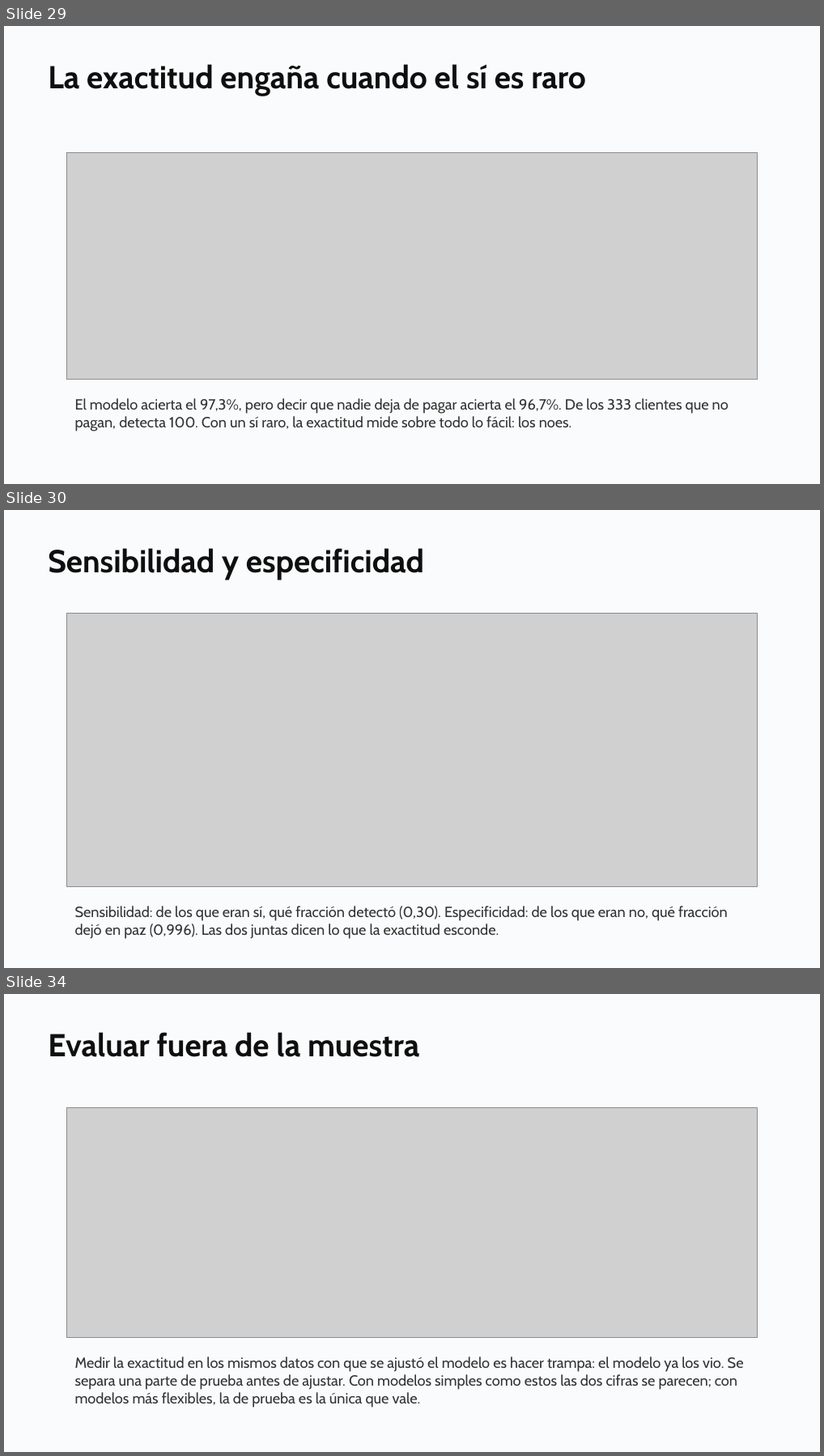
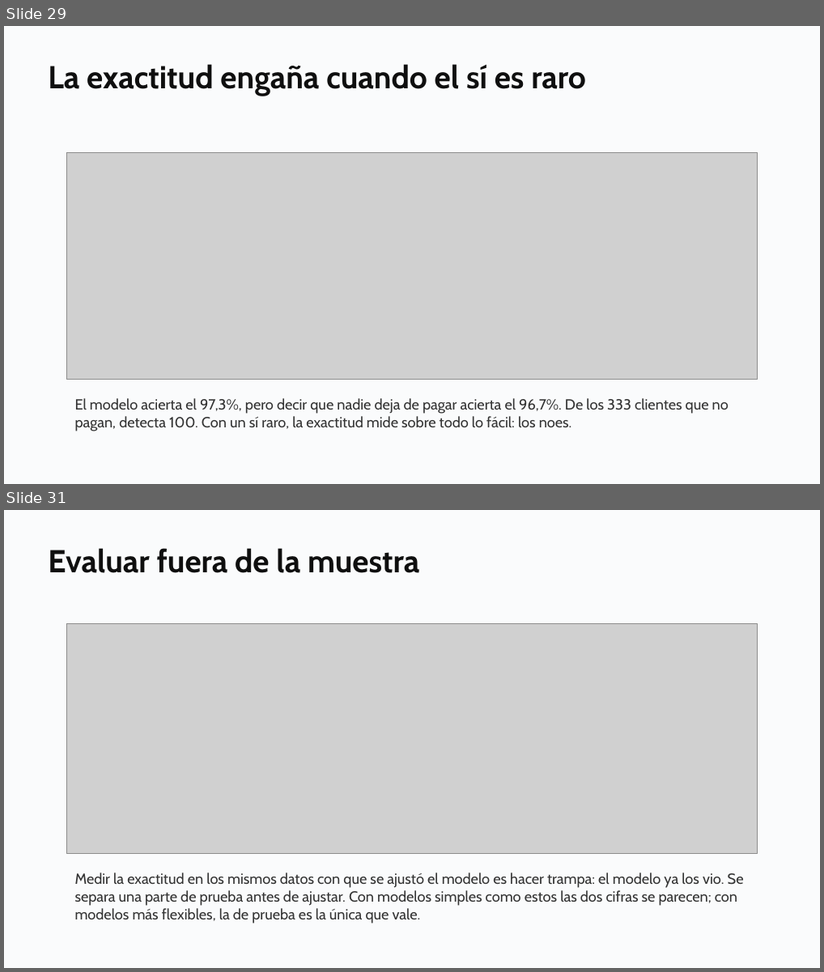
Before and after one commit to daniopitz/diplomado-cdd, a slide deck: presentaciones/clase06_regresion_logistica.pptx. Shown one above the other, each under a label of ours: slides 29, 30 and 34 before the commit, slides 29 and 31 after it; the slides between them are not shown. The pictures are 824x1456 and 824x972 pixels, drawn with LibreOffice and Linux fonts; fonts in the diff are those of the drawing; grey boxes stand for pictures. Boxes give left, top, right and bottom in pixels: in the first picture for what was removed or moved away, otherwise in the second. Text is boxed around its words. In the diff, an @@ line names an element or a change of style, - is before the commit and + after.

```diff
--- a/presentaciones/clase06_regresion_logistica.pptx
+++ b/presentaciones/clase06_regresion_logistica.pptx
@@ slide 30 removed at box(4, 510, 820, 968), background #FFFFFF @@
@@ rectangle removed at box(4, 510, 820, 968) @@
@@ text removed at box(48, 548, 424, 580) @@
-Sensibilidad y especificidad
@@ picture removed at box(66, 614, 757, 887) @@
@@ text removed at box(75, 906, 728, 939) @@
-Sensibilidad: de los que eran sí, qué fracción detectó (0,30). Especificidad: de los que eran no, qué fracción dejó en paz (0,996). Las dos juntas dicen lo que la exactitud esconde.
@@ what was slide 34 is now slide 31 @@
```
Also in this commit, not shown: 7 slides changed, 2 other slides removed, 6 other files.
